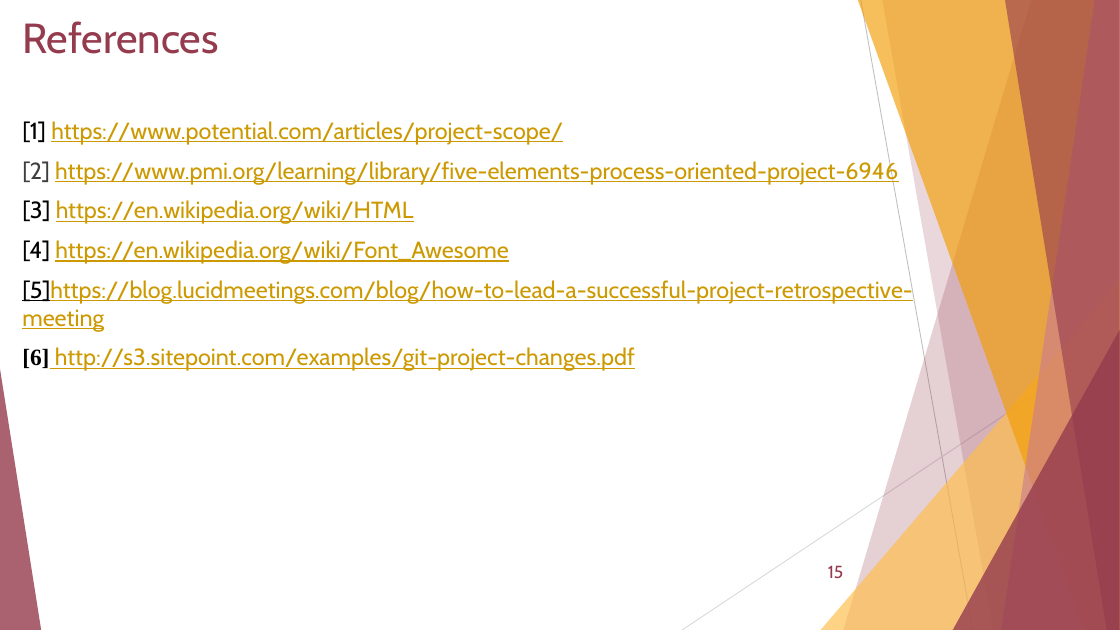
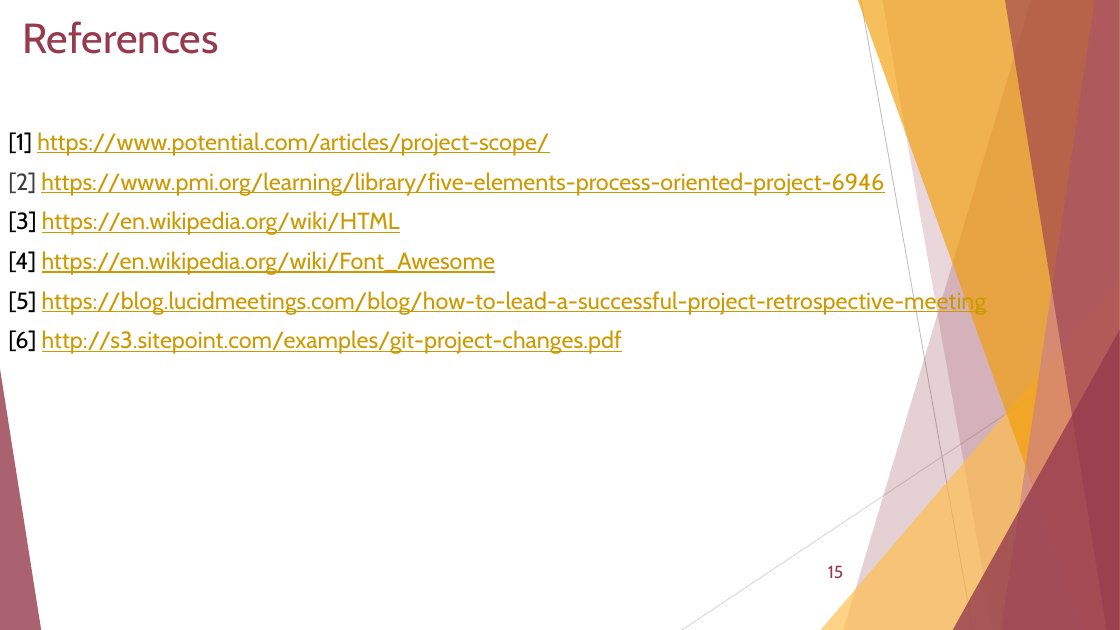
Before and after one commit to Saicharanduduka/SOEN-6011-TEAM-D, a slide deck: slide 15 of Deliverable-1/TeamD_Project_Presentation.pptx. Drawn at 1120x630 pixels with LibreOffice and Linux fonts; fonts in the diff are those of the drawing. Boxes give left, top, right and bottom in pixels: in the first picture for what was removed or moved away, otherwise in the second. Text is boxed around its words. In the diff, an @@ line names an element or a change of style, - is before the commit and + after.

```diff
--- a/Deliverable-1/TeamD_Project_Presentation.pptx
+++ b/Deliverable-1/TeamD_Project_Presentation.pptx
@@ text "[1] https://www.potential.com/articles/project-scope/" moved from (x1=22, y1=121, x2=913, y2=371) to (x1=8, y1=132, x2=986, y2=354) @@
@@ text at (x1=8, y1=289, x2=986, y2=315): spaces changed @@
-[5]https://blog.lucidmeetings.com/blog/how-to-lead-a-successful-project-retrospective-meeting
+[5] https://blog.lucidmeetings.com/blog/how-to-lead-a-successful-project-retrospective-meeting
@@ text at (x1=8, y1=330, x2=622, y2=354): font Times New Roman to Cabin, bold off in "[6]" @@
```
Also in this commit, not shown: 1 other slide changed, 1 other file.
